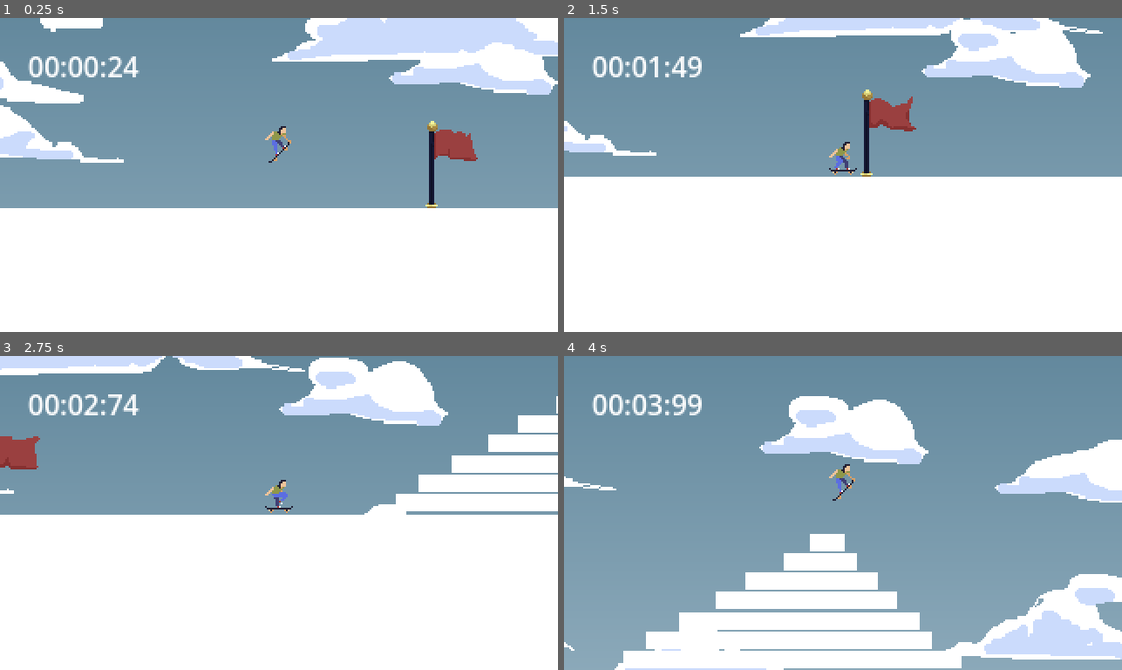
Above: before the commit, frames 1-4 (two rows, left to right).
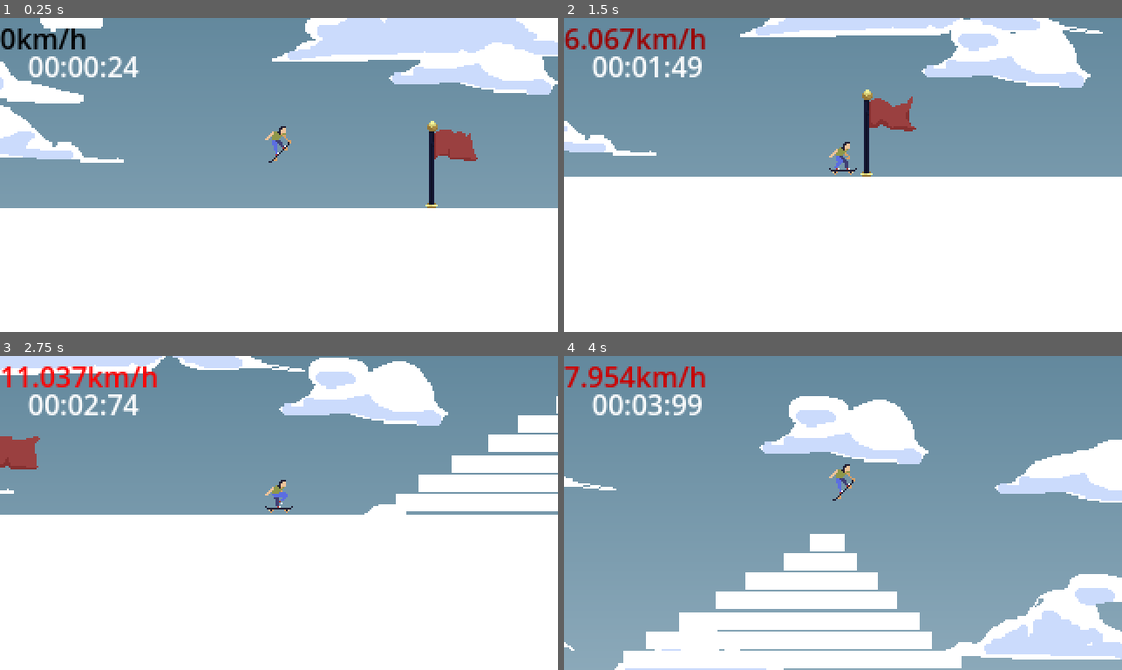
Above: after the commit, the same moments.

Repository: Minipeps/SpeedJam-8
Game: Godot game, scene res://2D/TestPlayerLevel.tscn
Two runs of this game, one before a commit and one after it. Both use one fixed random seed, a clock stepped at 60 frames per second and the inputs below. This scene is started directly instead of the project's main scene.
Inputs (mouse positions are in pixels of both pictures, inside the frame that each line leads up to):
- Up to frame 1 (0.25 s): no input
- Up to frame 2 (1.5 s): tap Enter (ui_accept) at 0.5, 0.77 s; move the mouse to (965, 159) at 0.52 s; hold Right (player_move_right) 0.53-1.28 s; tap C (display_end_screen_lose) at 0.6 s; move the mouse to (731, 190) at 1.27 s; hold Down (player_move_down) from 1.28 s (still down); tap X (display_end_screen_win) at 1.35 s
- Up to frame 3 (2.75 s): tap Enter (ui_accept) at 1.52 s; move the mouse to (334, 443) at 2.02 s; release Down (player_move_down) at 2.03 s; hold Right (player_move_right) from 2.03 s (still down); tap C (display_end_screen_lose) at 2.1 s
- Up to frame 4 (4 s): move the mouse to (815, 575) at 2.77 s; release Right (player_move_right) at 2.78 s; hold Up (player_move_up) 2.78-3.53 s; tap X (display_end_screen_win) at 2.85 s; tap Enter (ui_accept) at 3.02, 3.77 s; move the mouse to (1010, 560) at 3.52 s; hold Left (player_move_left) from 3.53 s (still down); tap C (display_end_screen_lose) at 3.6 s

The runs differ from the first frame. In frame 1, 0.5% of the frame differs, in the area x 0-16%, y 3-10%; in frame 2, 0.8%; in frame 3, 0.8%, in the area x 0-29%, y 3-10%; in frame 4, 0.8%.
Error before the commit: Invalid assignment of property or key 'SPEED_TO_DISPLAY' with value of type 'float' on a base object of type 'null instance'. (res://2D/Level.gd:31)

Commit message:
test: add speedcounter

Diff:
--- a/2D/TestPlayerLevel.tscn
+++ b/2D/TestPlayerLevel.tscn
@@ -1,11 +1,12 @@
-[gd_scene load_steps=10 format=3 uid="uid://bdvcv3bw5ysdy"]
+[gd_scene load_steps=11 format=3 uid="uid://bdvcv3bw5ysdy"]
 
 [ext_resource type="PackedScene" uid="uid://hhg3splfg7rx" path="res://Parallax/Parallax.tscn" id="1_6kcr6"]
 [ext_resource type="Script" path="res://2D/Level.gd" id="1_q10ro"]
 [ext_resource type="PackedScene" uid="uid://c7cx7wyya1ssx" path="res://2D/Player/Player2D.tscn" id="2_h8e3e"]
-[ext_resource type="PackedScene" uid="uid://b7qnyrfh2v8ve" path="res://Checkpoint/CheckPoint.tscn" id="2_hkyd4"]
+[ext_resource type="PackedScene" uid="uid://b7qnyrfh2v8ve" path="res://Checkpoint/checkpoint.tscn" id="2_hkyd4"]
 [ext_resource type="PackedScene" uid="uid://d1dl5o2l103yq" path="res://Timer/Timer.tscn" id="5_6qi12"]
-[ext_resource type="PackedScene" uid="uid://6h4usr1uhwey" path="res://Checkpoint/LevelEnd.tscn" id="6_5mrqa"]
+[ext_resource type="PackedScene" path="res://Checkpoint/LevelEnd.tscn" id="6_5mrqa"]
+[ext_resource type="PackedScene" path="res://Timer/speed_counter.tscn" id="6_eyp6o"]
 
 [sub_resource type="RectangleShape2D" id="RectangleShape2D_qc0ds"]
 size = Vector2(640, 200)
@@ -104,5 +105,7 @@
 
 [node name="Timer" parent="CanvasLayer" instance=ExtResource("5_6qi12")]
 
+[node name="SpeedCounter" parent="CanvasLayer" instance=ExtResource("6_eyp6o")]
+
 [node name="LevelEnd" parent="." instance=ExtResource("6_5mrqa")]
 position = Vector2(1188, 149)
